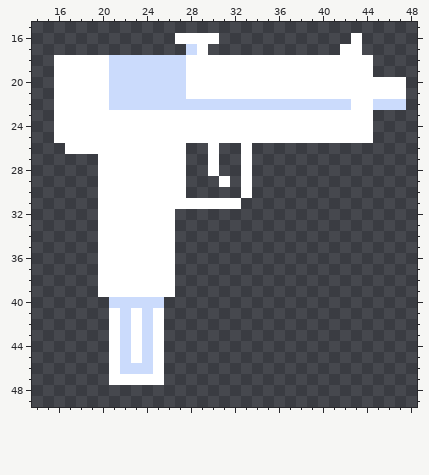
A pixel-art sprite gets an edit: assets/Mac10.png. The picture above is the old version.
The file is 64x64 pixels. Shown: x 14..48, y 15..49.
Once edited:
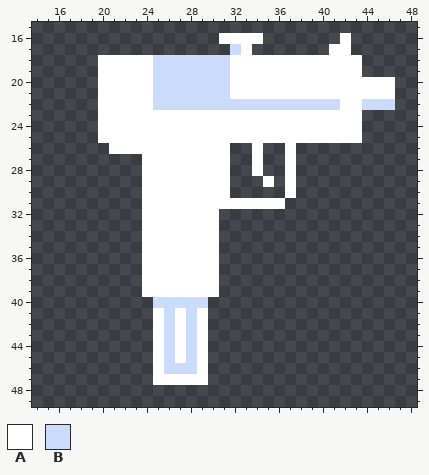
Palette (. is transparent): A #ffffff  B #cbdbfc
From old to new:
y 16: x 27..34 AAAA.... -> ....AAAA; x 42..43 .A -> A.
y 17: x 28..29 BA -> ..; x 32..33 .. -> BA; x 41 . -> A; x 43 A -> .
y 18..19: x 16..19 AAAA -> ....; x 21..24 BBBB -> AAAA; x 28..31 AAAA -> BBBB; x 44 A -> .
y 20..21: x 16..19 AAAA -> ....; x 21..24 BBBB -> AAAA; x 28..31 AAAA -> BBBB; x 47 A -> .
y 22: x 16..19 AAAA -> ....; x 21..24 BBBB -> AAAA; x 42 B -> A; x 44 A -> B; x 47 B -> .
y 23..25: x 16..19 AAAA -> ....; x 44 A -> .
y 26: x 17..20 AAAA -> ....; x 28..29 .. -> AA; x 31 . -> A; x 33..34 A. -> .A; x 37 . -> A
y 27..28: x 20..23 AAAA -> ....; x 28..29 .. -> AA; x 31 . -> A; x 33..34 A. -> .A; x 37 . -> A
y 29: x 20..23 AAAA -> ....; x 28..30 ... -> AAA; x 33 A -> .; x 35 . -> A; x 37 . -> A
y 30: x 20..23 AAAA -> ....; x 28..31 .... -> AAAA; x 33 A -> .; x 37 . -> A
y 31: x 20..23 AAAA -> ....; x 33..36 .... -> AAAA
y 32..39: x 20..23 AAAA -> ....; x 27..30 .... -> AAAA
y 40: x 21..24 BBBB -> ....; x 26..29 .... -> BBBB
y 41..45: x 21..24 ABAB -> ....; x 26..29 .... -> BABA
y 46: x 21..24 ABBB -> ....; x 26..29 .... -> BBBA
y 47: x 21..24 AAAA -> ....; x 26..29 .... -> AAAA
Pixel boxes of the changes (left, top, right, bottom) in both pictures:
changed: (54, 33, 296, 385)
changed: (329, 33, 406, 143)
